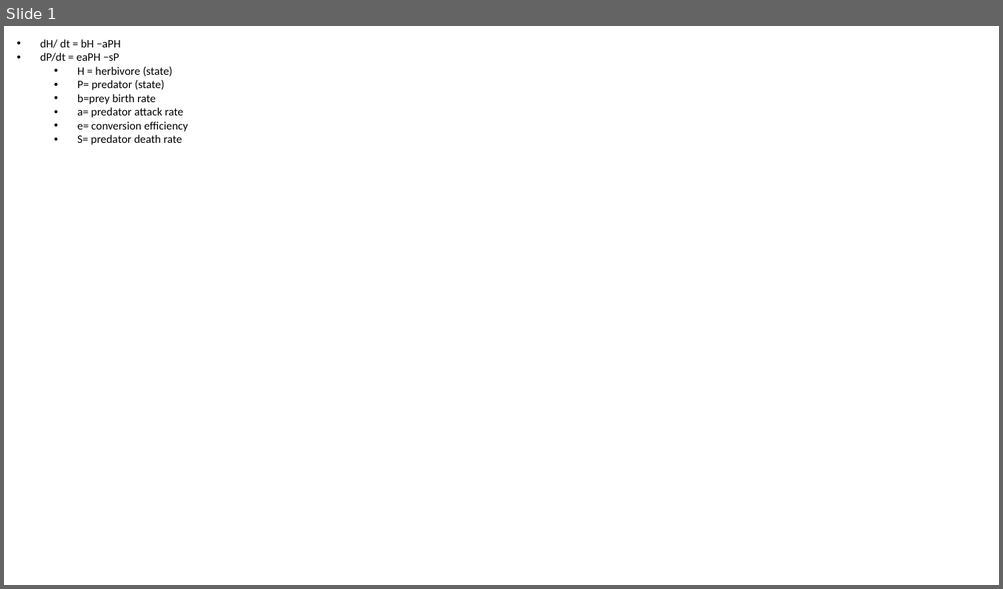
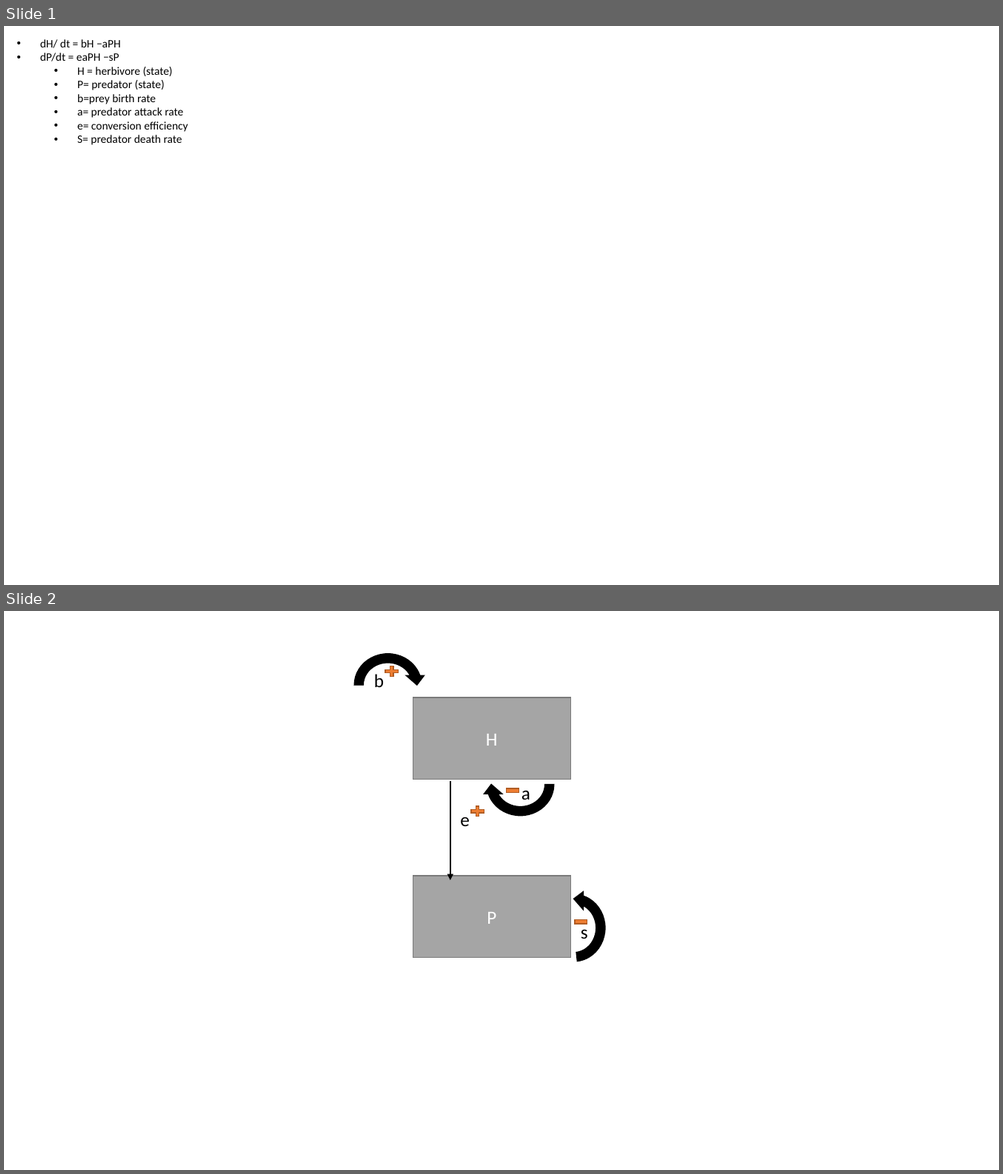
Before and after one commit to Mingye-Peng/communityDynamicsModel, a slide deck: part1ConceptModel.pptx. Shown one above the other, each under a label of ours: slide 1 before the commit, slides 1 and 2 after it. The pictures are 1003x589 and 1003x1174 pixels, drawn with LibreOffice and Linux fonts; fonts in the diff are those of the drawing. Boxes give left, top, right and bottom in pixels: in the first picture for what was removed or moved away, otherwise in the second. Text is boxed around its words. In the diff, an @@ line names an element or a change of style, - is before the commit and + after.

Commit message:
concept finished

```diff
--- a/part1ConceptModel.pptx
+++ b/part1ConceptModel.pptx
@@ slide 2 added at <box>4,611,999,1170</box>, background #FFFFFF @@
@@ circular arrow added at <box>350,649,427,721</box>, fill #000000, outline #000000 1 pt @@
@@ text added at <box>374,674,384,687</box>, 18 pt, text #000000 @@
+b
@@ plus sign added at <box>383,665,400,678</box>, fill #ED7D31, outline #AF5C24 1 pt @@
@@ rectangle added at <box>413,698,570,779</box>, fill #A5A5A5, outline #7A7A7A 1 pt, 18 pt, text #FFFFFF @@
+H
@@ circular arrow added at <box>482,749,558,820</box>, fill #000000, outline #000000 1 pt @@
@@ arrow added from (450, 781) to (450, 880), #000000 1.25 pt @@
@@ math minus added at <box>504,782,521,800</box>, fill #ED7D31, outline #AF5C24 1 pt @@
@@ plus sign added at <box>469,805,486,818</box>, fill #ED7D31, outline #AF5C24 1 pt @@
@@ text added at <box>521,790,530,800</box>, 18 pt, text #000000 @@
+a
@@ text added at <box>460,817,469,826</box>, 18 pt, text #000000 @@
+e
@@ rectangle added at <box>413,876,570,957</box>, fill #A5A5A5, outline #7A7A7A 1 pt, 18 pt, text #FFFFFF @@
+P
@@ circular arrow added at <box>538,890,610,966</box>, fill #000000, outline #000000 1 pt @@
@@ math minus added at <box>572,913,589,931</box>, fill #ED7D31, outline #AF5C24 1 pt @@
@@ text added at <box>580,923,588,940</box>, 18 pt, text #000000 @@
+s
```
